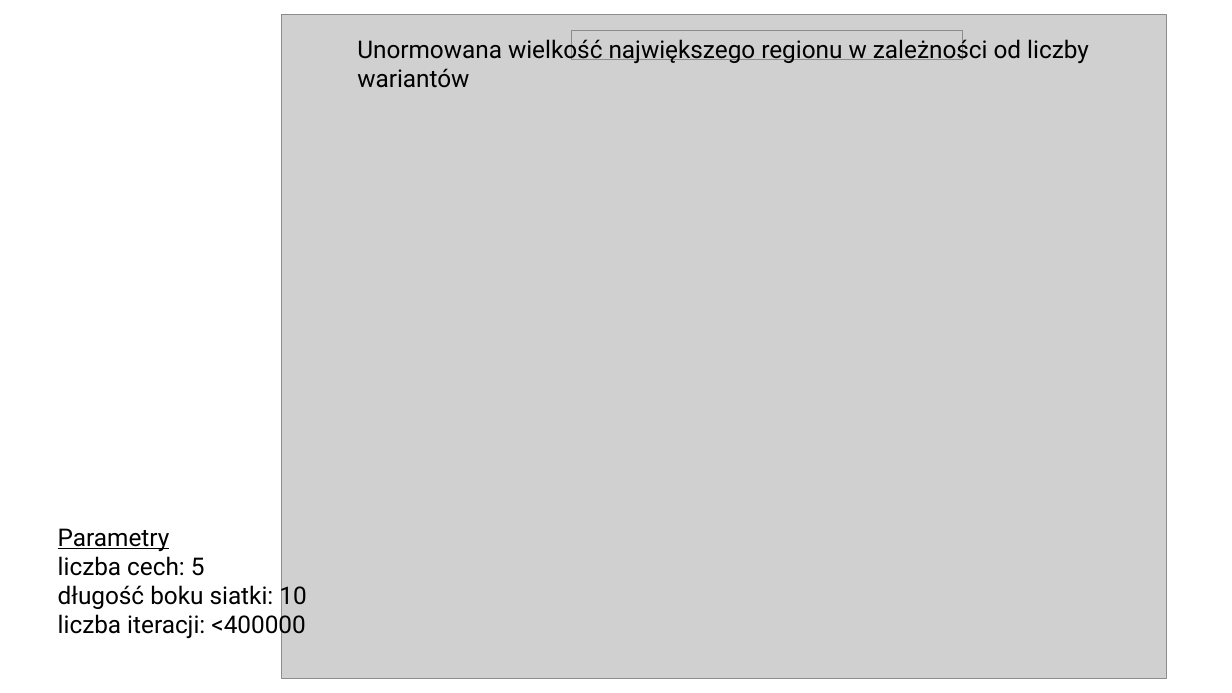
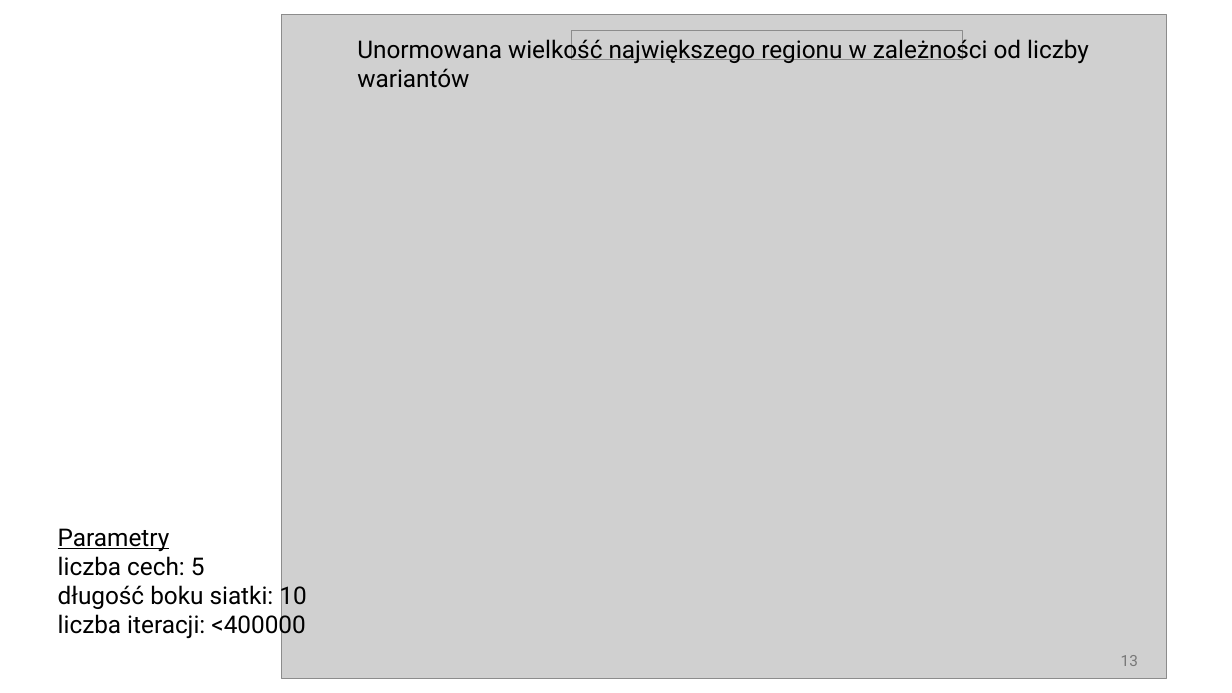
Before and after one commit to Karol-Garbaczewski/Axelrod_model, a slide deck: slide 13 of ModelAxelroda_prezentacja.pptx. Drawn at 1232x693 pixels with LibreOffice and Linux fonts; fonts in the diff are those of the drawing; grey boxes stand for pictures. Boxes give left, top, right and bottom in pixels: in the first picture for what was removed or moved away, otherwise in the second. Text is boxed around its words. In the diff, an @@ line names an element or a change of style, - is before the commit and + after.

```diff
--- a/ModelAxelroda_prezentacja.pptx
+++ b/ModelAxelroda_prezentacja.pptx
@@ page number added at <box>1121,655,1138,666</box>, 12 pt, text #797979 @@
+13
```
Also in this commit, not shown: 18 other slides changed, 1 slide added.
